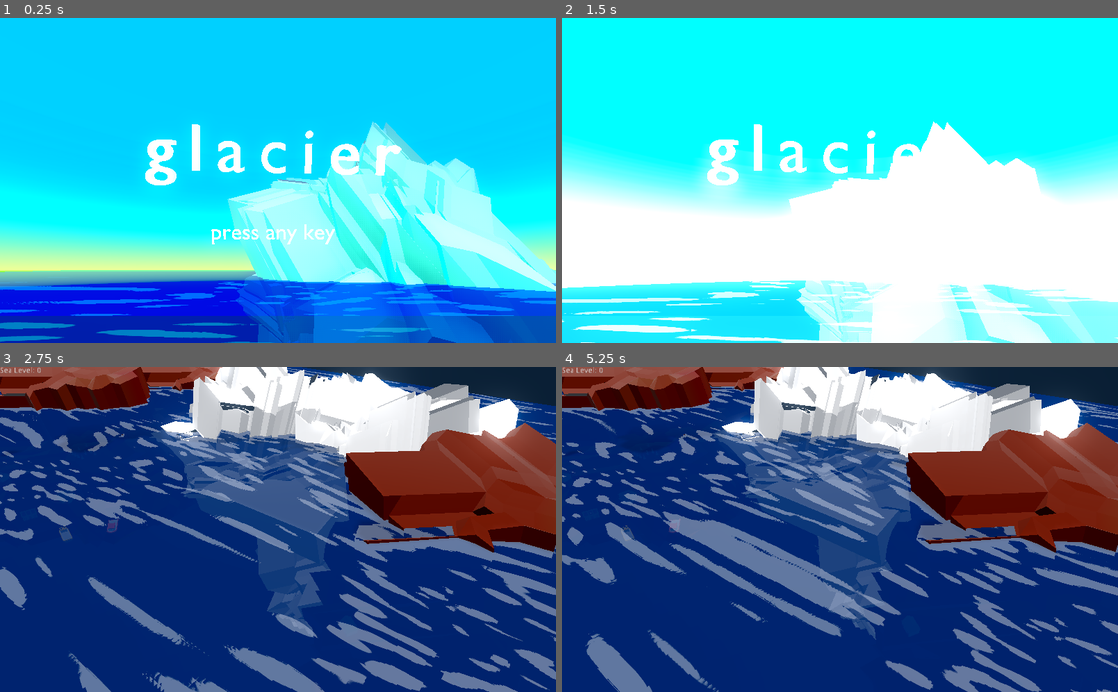
Above: before the commit, frames 1-4 (two rows, left to right).
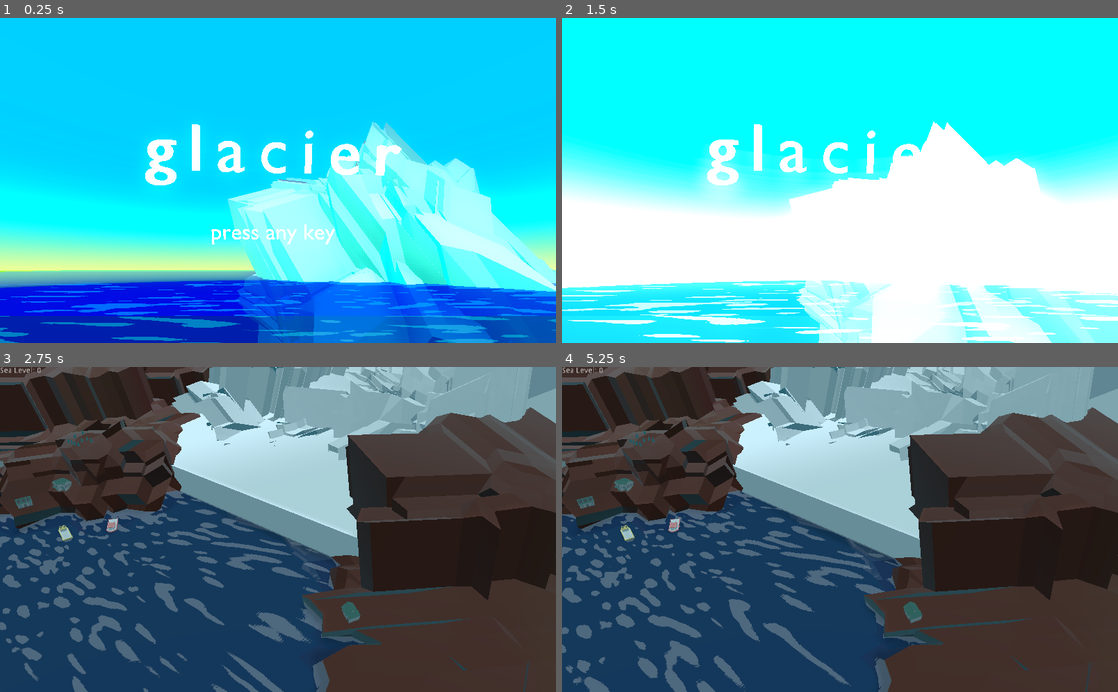
Above: after the commit, the same moments.

Repository: nikolajbaer/ld50
Game: Godot game, scene res://title.tscn
The game is run twice, just before and just after one commit, with the same random seed, the same clock (stepped at 60 frames per second) and the same inputs.
Inputs (mouse positions are in pixels of both pictures, inside the frame that each line leads up to):
- Up to frame 1 (0.25 s): no input
- Up to frame 2 (1.5 s): tap Enter at 0.5 s; move the mouse to (962, 164) at 0.52 s; click (962, 164) at 0.67 s; drag from (728, 196) to (812, 245) at 1.27 s
- Up to frame 3 (2.75 s): move the mouse to (333, 458) at 2.02 s; click (333, 458) at 2.17 s
- Up to frame 4 (5.25 s): drag from (812, 594) to (673, 480) at 2.77 s; move the mouse to (1006, 578) at 3.52 s; click (1006, 578) at 3.67 s; drag from (673, 480) to (756, 448) at 4.27 s; move the mouse to (867, 529) at 5.02 s; click (867, 529) at 5.17 s

The runs differ from the first frame. In frame 1, 5.5% of the frame differs, in the area x 0-100%, y 79-100%; in frame 2, 4.7%; in frame 3, 80%; in frame 4, 82%, in the area x 0-100%, y 0-100%.

Commit message:
working on realigning it all

Diff:
--- /dev/null
+++ b/Scenes/Ocean.tscn
@@ -0,0 +1,34 @@
+[gd_scene load_steps=6 format=2]
+
+[ext_resource path="res://Shaders/RoystanToonWaterShader.tres" type="Material" id=1]
+[ext_resource path="res://Models/Boats/watercraftPack_004.gltf" type="PackedScene" id=2]
+[ext_resource path="res://Models/Boats/watercraftPack_005.gltf" type="PackedScene" id=3]
+
+[sub_resource type="BoxShape" id=1]
+extents = Vector3( 200, 20, 200 )
+
+[sub_resource type="CubeMesh" id=7]
+
+[node name="Ocean" type="Area"]
+transform = Transform( 1, 0, 0, 0, 1, 0, 0, 0, 1, 0, 0, 10.555 )
+collision_layer = 2
+collision_mask = 2
+
+[node name="CollisionShape" type="CollisionShape" parent="."]
+transform = Transform( 1, 0, 0, 0, 1, 0, 0, 0, 1, 0, -20, 0 )
+shape = SubResource( 1 )
+
+[node name="MeshInstance" type="MeshInstance" parent="."]
+transform = Transform( 200, 0, 0, 0, 20, 0, 0, 0, 200, 0, -20, 0 )
+generate_lightmap = false
+mesh = SubResource( 7 )
+material/0 = ExtResource( 1 )
+
+[node name="Boats" type="Spatial" parent="."]
+transform = Transform( 0.5, 0, 0, 0, 0.5, 0, 0, 0, 0.5, 0.114334, -14.5374, -7.55032 )
+
+[node name="watercraftPack_004" parent="Boats" instance=ExtResource( 2 )]
+transform = Transform( 0.680716, 0, 0.793279, 0, 1, 0, -0.886902, 0, 0.608858, -45.1612, 28.6256, -0.692964 )
+
+[node name="watercraftPack_005" parent="Boats" instance=ExtResource( 3 )]
+transform = Transform( -0.278841, 0, -0.960338, 0, 1, 0, 0.960338, 0, -0.278841, -53.3563, 28.4043, 15.8226 )
--- a/Scenes/SnowballB.gd
+++ b/Scenes/SnowballB.gd
@@ -3,11 +3,11 @@
 var water_level
 const g = -9.8 # acceleration of graviy
 
-const DRAG_COEFFICIENT = 250 # https://en.wikipedia.org/wiki/Drag_coefficient of sphere
+const DRAG_COEFFICIENT = 800
 
-const BF = 0.8
+const BF = 0.2
 
-const MELT_RATE = 0.05 # melt 5% every second
+const MELT_RATE = 0.1 # melt 5% every second
 
 var grab_point
 
@@ -15,10 +15,12 @@
 var state
 enum {FREE,GRABBED,STUCK}
 var flow_velocity
-
 const MAX_GRAB_VEL = 10
 var grab_vel
 var melt_amount
+onready var collider = $CollisionShape
+onready var mesh = $MeshInstance
+var radius
 
 signal grabbed
 
@@ -27,7 +29,7 @@
 	mass = 1000 # TODO scale to
 	camera = get_tree().get_root().get_camera()
 	state = FREE
-	melt_amount = 0
+	radius = 1
 	set_process(true)
 
 func _process(delta):
@@ -56,28 +58,25 @@
 	elif state == STUCK:
 		translation += flow_velocity * delta
 
+func touching_water():
+	return global_transform.origin.y - radius < water_level
+
 func _physics_process(delta):
 	if get_mode() == RigidBody.MODE_KINEMATIC: return
 
 	var pos = global_transform.origin
 	var buoyant_force = Vector3()
 	var drag_force = Vector3()
-	var radius = scale.x
-	if pos.y - radius < water_level: # if we are in the water
+	if touching_water(): # if we are in the water
 		var h = water_level - ( pos.y - radius ) # distance underwater
 		var a = radius
 		if h < radius: # if we are less than 1/2way under water
 			a = sqrt(pow(radius,2) - pow(radius-h,2)) # radius at water line
 		var displacement = clamp(h,0,radius*2)
 		var drag = -1 * linear_velocity.length() * DRAG_COEFFICIENT * (PI * pow(a,2))
-		buoyant_force = Vector3(0,weight * displacement * BF,0) * delta
+		buoyant_force = Vector3(0,weight * displacement * BF * radius,0) * delta
 		drag_force = linear_velocity.normalized() * drag * delta
 	apply_impulse(Vector3.ZERO,buoyant_force + drag_force)
-
-	if melt_amount > 0:
-		#scale = scale * melt_amount
-		#mass = mass * melt_amount
-		melt_amount = 0
 
 func stick_to_ice(flow_vel):
 	set_mode(RigidBody.MODE_KINEMATIC)
@@ -122,10 +121,22 @@
 		if event.is_pressed() and state == FREE:
 			start_grab()
 
+func scale_by(s):
+	#scale *= s
+	# Doesn't seem to want to work :P
+	radius *= s
+	collider.shape.radius *= s
+	mesh.scale *= s
+	mass *= s
+
+
+func volume(r):
+	return 4/3 * PI * pow(r,3)
+
 func melt(delta):
 	var x = delta * MELT_RATE
-	melt_amount = 1-x
-	var radius = scale.x
-	var v0 = 4/3.0 * PI * pow(radius,3)
-	var v1 = 4/3.0 * PI * pow(radius * (1-x),3)
-	return v0 - v1 # change in volume after this melting
+	var melt_amount = 1-x
+	scale_by(melt_amount)
+	if radius < 0.25:
+		queue_free()
+	return volume(radius) * x
--- a/Scenes/SnowballB.tscn
+++ b/Scenes/SnowballB.tscn
@@ -1,10 +1,14 @@
-[gd_scene load_steps=4 format=2]
+[gd_scene load_steps=5 format=2]
 
 [ext_resource path="res://Scenes/SnowballB.gd" type="Script" id=1]
 
 [sub_resource type="SphereShape" id=1]
+resource_local_to_scene = true
+
+[sub_resource type="ShaderMaterial" id=3]
 
 [sub_resource type="SphereMesh" id=2]
+material = SubResource( 3 )
 
 [node name="SnowballB" type="RigidBody"]
 collision_layer = 3
--- a/Scenes/root.tscn
+++ b/Scenes/root.tscn
@@ -1,12 +1,10 @@
-[gd_scene load_steps=20 format=2]
-
+[gd_scene load_steps=15 format=2]
+
+[ext_resource path="res://default_env.tres" type="Environment" id=1]
 [ext_resource path="res://root.gd" type="Script" id=2]
-[ext_resource path="res://Shaders/RoystanToonWaterShader.tres" type="Material" id=3]
-[ext_resource path="res://game_env.tres" type="Environment" id=4]
+[ext_resource path="res://Scenes/Ocean.tscn" type="PackedScene" id=3]
 [ext_resource path="res://Models/berg.glb" type="PackedScene" id=5]
 [ext_resource path="res://Models/shore.glb" type="PackedScene" id=6]
-[ext_resource path="res://Models/Boats/watercraftPack_004.gltf" type="PackedScene" id=7]
-[ext_resource path="res://Models/Boats/watercraftPack_005.gltf" type="PackedScene" id=8]
 [ext_resource path="res://Models/house_type01.glb" type="PackedScene" id=9]
 [ext_resource path="res://Models/house_type02.glb" type="PackedScene" id=10]
 [ext_resource path="res://Models/house_type04.glb" type="PackedScene" id=11]
@@ -34,10 +32,10 @@
 tracks/1/imported = false
 tracks/1/enabled = true
 tracks/1/keys = {
-"times": PoolRealArray( 0, 2 ),
-"transitions": PoolRealArray( 1, 1 ),
-"update": 0,
-"values": [ 8.0, 0.1 ]
+"times": PoolRealArray( 0 ),
+"transitions": PoolRealArray( 1 ),
+"update": 0,
+"values": [ 0.1 ]
 }
 tracks/2/type = "value"
 tracks/2/path = NodePath("../WorldEnvironment:environment:glow_strength")
@@ -46,10 +44,10 @@
 tracks/2/imported = false
 tracks/2/enabled = true
 tracks/2/keys = {
-"times": PoolRealArray( 0, 2 ),
-"transitions": PoolRealArray( 1, 1 ),
-"update": 0,
-"values": [ 2.0, 0.92 ]
+"times": PoolRealArray( 0 ),
+"transitions": PoolRealArray( 1 ),
+"update": 0,
+"values": [ 0.92 ]
 }
 
 [sub_resource type="Animation" id=9]
@@ -140,18 +138,14 @@
 "values": [ 2.41, 0.01 ]
 }
 
-[sub_resource type="BoxShape" id=1]
-extents = Vector3( 86.7434, 10.678, 56.7298 )
-
-[sub_resource type="CubeMesh" id=7]
-
-[sub_resource type="CubeMesh" id=2]
-size = Vector3( 1, 2, 2 )
-
 [sub_resource type="BoxShape" id=3]
+extents = Vector3( 1, 1, 0.977844 )
+
+[sub_resource type="CubeMesh" id=10]
+size = Vector3( 2, 2, 5 )
 
 [node name="root" type="Spatial"]
-transform = Transform( 1, 0, 0, 0, 1, 0, 0, 0, 1, -24.3959, -3.8147e-06, -0.234715 )
+transform = Transform( 1, 0, 0, 0, 1, 0, 0, 0, 1, 0, 0, -0.235 )
 script = ExtResource( 2 )
 
 [node name="Camera" type="Camera" parent="."]
@@ -159,71 +153,105 @@
 fov = 44.8
 far = 1361.0
 
+[node name="DirectionalLight2" type="DirectionalLight" parent="."]
+transform = Transform( 0.996338, -0.00439743, -0.0853908, 0.0855039, 0.0512412, 0.995019, -6.13293e-10, -0.998677, 0.0514296, 1.884, 69, 9.906 )
+visible = false
+light_energy = 2.395
+shadow_enabled = true
+
 [node name="DirectionalLight" type="DirectionalLight" parent="."]
-transform = Transform( 1, 0, 1.19249e-08, -1.19249e-08, -5.21253e-16, 1, 0, -1, -5.21253e-16, 1.884, 69, 9.906 )
+transform = Transform( 1, -6.21589e-24, 1.19249e-08, -1.19249e-08, -5.21253e-16, 1, 0, -1, -5.21253e-16, 1.884, 69, 9.906 )
 light_color = Color( 0.745098, 0.819608, 0.898039, 1 )
 light_energy = 0.411
 shadow_enabled = true
 shadow_bias = -1.618
 
 [node name="WorldEnvironment" type="WorldEnvironment" parent="."]
-environment = ExtResource( 4 )
+environment = ExtResource( 1 )
 
 [node name="Bloom" type="AnimationPlayer" parent="."]
-root_node = NodePath("../shore2")
+root_node = NodePath("../Scene/shore/shore2")
 anims/RESET = SubResource( 8 )
 anims/camera-effects = SubResource( 9 )
 
 [node name="Scene" type="Spatial" parent="."]
 
-[node name="Ocean" type="Area" parent="Scene"]
-transform = Transform( 1, 0, 0, 0, 1, 0, 0, 0, 1, 0, 0, 10.555 )
+[node name="Ocean" parent="Scene" instance=ExtResource( 3 )]
+
+[node name="Glacier" type="Area" parent="Scene"]
+transform = Transform( 35.0544, 0, 0, 0, 4.18055, -4.03034, 0, 1.16739, 14.4331, 0.18631, 6.72234, -30.7239 )
 collision_layer = 2
 collision_mask = 2
 
-[node name="CollisionShape" type="CollisionShape" parent="Scene/Ocean"]
-transform = Transform( 1, 0, 0, 0, 1, 0, 0, 0, 1, 0, -11.9844, 7.80637 )
-shape = SubResource( 1 )
-
-[node name="MeshInstance" type="MeshInstance" parent="Scene/Ocean"]
-transform = Transform( 155.235, 0, 0, 0, 20, 0, 0, 0, 100, -88.1994, -5.35044, -6.90833 )
-generate_lightmap = false
-mesh = SubResource( 7 )
-material/0 = ExtResource( 3 )
-
-[node name="Boats" type="Spatial" parent="Scene/Ocean"]
-transform = Transform( 0.5, 0, 0, 0, 0.5, 0, 0, 0, 0.5, 0.114334, -14.7311, -7.55032 )
-
-[node name="watercraftPack_004" parent="Scene/Ocean/Boats" instance=ExtResource( 7 )]
-transform = Transform( 0.680716, 0, 0.793279, 0, 1, 0, -0.886902, 0, 0.608858, -45.1612, 28.6256, -0.692964 )
-
-[node name="watercraftPack_005" parent="Scene/Ocean/Boats" instance=ExtResource( 8 )]
-transform = Transform( -0.278841, 0, -0.960338, 0, 1, 0, 0.960338, 0, -0.278841, -53.3563, 28.4043, 15.8226 )
-
-[node name="Glacier" type="Area" parent="Scene"]
-transform = Transform( 35.0544, 0, 0, 0, 4.18055, -4.03034, 0, 1.16739, 14.4331, 0.18631, 4.03605, -30.7239 )
-collision_layer = 2
-collision_mask = 2
-
-[node name="GlacierMeshes" type="MeshInstance" parent="Scene/Glacier"]
-transform = Transform( 1, 0, 0, 0, 1, 0, 0, 0, 1, 0, 0.111, -0.009 )
-mesh = SubResource( 2 )
-material/0 = null
-
-[node name="berg" parent="Scene/Glacier/GlacierMeshes" instance=ExtResource( 5 )]
-transform = Transform( 0.0282299, 0.00410722, 0, -0.0319483, 0.219588, 0.0619641, 0.00258407, -0.0177609, 0.0642734, -0.532919, -2.20323, -0.461016 )
-
-[node name="berg2" parent="Scene/Glacier/GlacierMeshes" instance=ExtResource( 5 )]
-transform = Transform( -0.0363632, 0, 0.0203327, -0.0302411, 0.2219, -0.0540834, -0.0313682, -0.0179479, -0.0560991, 0.600375, -3.14987, -0.271284 )
-
 [node name="CollisionShape" type="CollisionShape" parent="Scene/Glacier"]
 shape = SubResource( 3 )
 
 [node name="DropPoint" type="Spatial" parent="Scene/Glacier"]
-transform = Transform( 1, 0, 0, 0, 1, 0, 0, 0, 1, 0, 0.98555, 1.02228 )
+transform = Transform( 1, 0, 0, 0, 1, 0, 0, 0, 1, 0, 0.998861, 1.03609 )
 
 [node name="Spawn" type="Spatial" parent="Scene/Glacier"]
-transform = Transform( 0.0285271, 0, 0, 0, 0.2219, 0.0619641, 0, -0.0179479, 0.0642734, 0.0690916, 2.98394, 0.528294 )
+transform = Transform( 0.0285271, 0, 0, 0, 0.2219, 0.0619642, 0, -0.0179479, 0.0642734, 0.0690916, 1.40353, 1.14132 )
+
+[node name="Meshes" type="Spatial" parent="Scene/Glacier"]
+
+[node name="berg" parent="Scene/Glacier/Meshes" instance=ExtResource( 5 )]
+transform = Transform( 0.0315653, 0.00459249, 0, -0.0374947, 0.25771, 0.0619642, 0.00303268, -0.0208443, 0.0642734, -0.599869, -2.72338, -1.22638 )
+
+[node name="berg2" parent="Scene/Glacier/Meshes" instance=ExtResource( 5 )]
+transform = Transform( -0.0429117, -6.91886e-10, 0.0151281, -0.00514915, 0.260423, -0.0654517, -0.00534108, -0.0210638, -0.0678911, 0.876114, -3.85193, -1.02194 )
+
+[node name="MeshInstance" type="MeshInstance" parent="Scene/Glacier/Meshes"]
+transform = Transform( 1, 0, 0, 0, 1, 0, 0, 0, 1, 0, 0.285707, -1.48133 )
+mesh = SubResource( 10 )
+material/0 = null
+
+[node name="shore" parent="Scene" instance=ExtResource( 6 )]
+transform = Transform( 0.856051, 0, -0.516892, 0, 1, 0, 0.516892, 0, 0.856051, -49.0724, 8.4264, -14.4176 )
+
+[node name="house_type04" parent="Scene/shore" instance=ExtResource( 11 )]
+transform = Transform( 2.15022, 0, 0.179885, 0, 2.1078, 0, 0.179886, 0, 2.33952, 73.9371, -5.93167, -31.2585 )
+
+[node name="tree_pineSmallA" parent="Scene/shore" instance=ExtResource( 12 )]
+transform = Transform( 0.85605, 0, 0.516892, 0, 1, 0, -0.516892, 0, 0.85605, 20.5586, 6.16644, 5.07548 )
+
+[node name="tree_pineSmallA2" parent="Scene/shore" instance=ExtResource( 12 )]
+transform = Transform( 0.85605, 0, 0.516892, 0, 1, 0, -0.516892, 0, 0.85605, 19.58, 6.16644, 5.66633 )
+
+[node name="tree_pineSmallA3" parent="Scene/shore" instance=ExtResource( 12 )]
+transform = Transform( 0.85605, 0, 0.516892, 0, 1, 0, -0.516892, 0, 0.85605, 18.4942, 6.16644, 6.32196 )
+
+[node name="tree_pineSmallA4" parent="Scene/shore" instance=ExtResource( 12 )]
+transform = Transform( 0.85605, 0, 0.516892, 0, 1, 0, -0.516892, 0, 0.85605, 17.6551, 6.81474, 4.93236 )
+
+[node name="tree_pineSmallA5" parent="Scene/shore" instance=ExtResource( 12 )]
+transform = Transform( 0.85605, 0, 0.516892, 0, 1, 0, -0.516892, 0, 0.85605, 16.6987, 7.10974, 3.34834 )
+
+[node name="shore3" parent="Scene/shore" instance=ExtResource( 6 )]
+transform = Transform( 1, 0, 0, 0, 1, 0, 0, 0, 1, -7.26807, -3.06213, -39.4917 )
+
+[node name="shore2" parent="Scene/shore" instance=ExtResource( 6 )]
+transform = Transform( 1, 0, 0, 0, 1, 0, 0, 0, 1, 91.8979, -2.79821, -64.7096 )
+
+[node name="tree_pineRoundB" parent="Scene/shore" instance=ExtResource( 13 )]
+transform = Transform( 0.85605, 0, 0.516892, 0, 1, 0, -0.516892, 0, 0.85605, 19.5315, 6.32824, 3.61642 )
+
+[node name="tree_pineRoundB2" parent="Scene/shore" instance=ExtResource( 13 )]
+transform = Transform( 0.85605, 0, 0.516892, 0, 1, 0, -0.516892, 0, 0.85605, 18.9016, 6.32824, 2.57319 )
+
+[node name="tree_pineRoundB3" parent="Scene/shore" instance=ExtResource( 13 )]
+transform = Transform( 0.85605, 0, 0.516892, 0, 1, 0, -0.516892, 0, 0.85605, 20.3471, 6.32824, 1.70041 )
+
+[node name="tree_pineRoundB4" parent="Scene/shore" instance=ExtResource( 13 )]
+transform = Transform( 0.85605, 0, 0.516892, 0, 1, 0, -0.516892, 0, 0.85605, 21.8678, 6.32824, 4.21893 )
+
+[node name="house_type01" parent="Scene/shore" instance=ExtResource( 9 )]
+transform = Transform( -0.60781, 0, 2.49923, 0, 2.34418, 0, -2.09346, 0, -0.725622, 27.6366, -3.17944, 17.7686 )
+
+[node name="house_type03" parent="Scene/shore" instance=ExtResource( 9 )]
+transform = Transform( 0.970255, 0, 2.33045, 0, 2.34418, 0, -1.95208, 0, 1.15832, 18.3467, 2.57463, 23.378 )
+
+[node name="house_type02" parent="Scene/shore" instance=ExtResource( 10 )]
+transform = Transform( 2.16239, 0, 1.11932, 0, 1.98769, 0, -1.30567, 0, 1.85376, 22.82, -2.34995, 9.49307 )
 
 [node name="RichTextLabel" type="RichTextLabel" parent="."]
 margin_right = 228.0
@@ -263,55 +291,5 @@
 align = 1
 valign = 1
 
-[node name="shore" parent="." instance=ExtResource( 6 )]
-transform = Transform( 0.856051, 0, -0.516892, 0, 1, 0, 0.516892, 0, 0.856051, -49.0724, 5.48586, -14.4176 )
-
-[node name="house_type04" parent="shore" instance=ExtResource( 11 )]
-transform = Transform( 2.15022, 0, 0.179885, 0, 2.1078, 0, 0.179886, 0, 2.33952, 73.9371, -5.93167, -31.2585 )
-
-[node name="tree_pineSmallA" parent="." instance=ExtResource( 12 )]
-transform = Transform( 1, 0, 0, 0, 1, 0, 0, 0, 1, -34.0967, 11.6523, 0.553818 )
-
-[node name="tree_pineSmallA2" parent="." instance=ExtResource( 12 )]
-transform = Transform( 1, 0, 0, 0, 1, 0, 0, 0, 1, -35.2398, 11.6523, 0.553818 )
-
-[node name="tree_pineSmallA3" parent="." instance=ExtResource( 12 )]
-transform = Transform( 1, 0, 0, 0, 1, 0, 0, 0, 1, -36.5082, 11.6523, 0.553818 )
-
-[node name="tree_pineSmallA4" parent="." instance=ExtResource( 12 )]
-transform = Transform( 1, 0, 0, 0, 1, 0, 0, 0, 1, -36.5082, 12.3006, -1.06945 )
-
-[node name="tree_pineSmallA5" parent="." instance=ExtResource( 12 )]
-transform = Transform( 1, 0, 0, 0, 1, 0, 0, 0, 1, -36.5082, 12.5956, -2.91983 )
-
-[node name="shore3" parent="." instance=ExtResource( 6 )]
-transform = Transform( 0.856051, 0, -0.516892, 0, 1, 0, 0.516892, 0, 0.856051, -34.8813, 2.42373, -51.9813 )
-
-[node name="shore2" parent="." instance=ExtResource( 6 )]
-transform = Transform( 0.856051, 0, -0.516892, 0, 1, 0, 0.516892, 0, 0.856051, 63.0448, 2.68765, -22.311 )
-
-[node name="tree_pineRoundB" parent="." instance=ExtResource( 13 )]
-transform = Transform( 1, 0, 0, 0, 1, 0, 0, 0, 1, -34.2217, 11.8141, -1.22606 )
-
-[node name="tree_pineRoundB2" parent="." instance=ExtResource( 13 )]
-transform = Transform( 1, 0, 0, 0, 1, 0, 0, 0, 1, -34.2217, 11.8141, -2.44472 )
-
-[node name="tree_pineRoundB3" parent="." instance=ExtResource( 13 )]
-transform = Transform( 1, 0, 0, 0, 1, 0, 0, 0, 1, -32.5332, 11.8141, -2.44472 )
-
-[node name="tree_pineRoundB4" parent="." instance=ExtResource( 13 )]
-transform = Transform( 1, 0, 0, 0, 1, 0, 0, 0, 1, -32.5332, 11.8141, 0.497299 )
-
-[node name="house_type01" parent="." instance=ExtResource( 9 )]
-transform = Transform( 0.561776, 0, 2.51454, 0, 2.34418, 0, -2.10628, 0, 0.670665, -34.5985, 2.30642, 15.0784 )
-
-[node name="house_type03" parent="." instance=ExtResource( 9 )]
-transform = Transform( 1.8396, 0, 1.39626, 0, 2.34418, 0, -1.16956, 0, 2.19617, -45.4506, 8.06049, 15.0784 )
-
-[node name="house_type02" parent="." instance=ExtResource( 10 )]
-transform = Transform( 2.52601, 0, 0, 0, 1.98769, 0, 0, 0, 2.16548, -34.4442, 3.13591, 5.50443 )
-
 [connection signal="animation_finished" from="Bloom" to="." method="_on_Bloom_animation_finished"]
-[connection signal="body_entered" from="Scene/Ocean" to="." method="_on_Ocean_body_entered"]
-[connection signal="body_exited" from="Scene/Ocean" to="." method="_on_Ocean_body_exited"]
 [connection signal="body_entered" from="Scene/Glacier" to="." method="_on_Glacier_body_entered"]
--- a/Shaders/RoystanToonWaterShader.tres
+++ b/Shaders/RoystanToonWaterShader.tres
@@ -100,7 +100,7 @@
 shader_param/foam_max_distance = 1.0
 shader_param/foam_min_distance = 0.0
 shader_param/foam_color = Color( 1, 1, 1, 0.121569 )
-shader_param/surface_noise_tiling = Vector2( 8, 16 )
+shader_param/surface_noise_tiling = Vector2( 16, 32 )
 shader_param/surface_noise_scroll = Vector3( 0.03, 0.03, 0.03 )
 shader_param/surface_noise_cutoff = 0.596
 shader_param/surface_distortion_amount = 0.519
--- a/buoyancy_test.gd
+++ b/buoyancy_test.gd
@@ -14,13 +14,14 @@
 	var b = Snowball.instance()
 	b.translation = $Spawn.global_transform.origin
 	b.translation.x += rand_range(-5,5)
-	b.scale *= rand_range(0.85,1.75)
+
 	b.rotation.x = rand_range(-1,1)
 	b.rotation.z = rand_range(-1,1)
 	b.linear_velocity = Vector3(0,0,rand_range(1,3))
 	b.connect("grabbed",self,"_snowball_grabbed",[b])
 	b.add_to_group("snowballs")
 	add_child(b)
+	b.scale_by(2.0)
 
 func _input(event):
 	if event is InputEventMouseButton and event.button_index == BUTTON_LEFT:
--- a/root.gd
+++ b/root.gd
@@ -14,15 +14,13 @@
 var restored_snow
 var melt_level
 var start_sea_level
-const MELT_SPEED = 0.01 # effect of iceberg count on sea level rise
+const MELT_SPEED = 0.05 # effect of iceberg count on sea level rise
 var game_on = false
 var glacier_start
 
 const GLACIER_SPEED = 0.1
 
 const INEVITABLE_LEVEL = 20 # Total Submersion
-
-onready var tween = $Tween
 
 func _ready():
 	rate = 3.0
@@ -39,25 +37,20 @@
 func _process(delta):
 	if not game_on: return
 
-	for b in $Scene/Ocean.get_overlapping_bodies():
-		if b.is_in_group("snowballs"):
-			melt_level += b.melt(delta) * MELT_SPEED
-
-	sea_level_label.text = "%s" % melt_level
 
 	if t > rate:
 		t = 0
 		var b = Snowball.instance()
 		b.translation = $Scene/Glacier/Spawn.global_transform.origin
 		b.translation.x += rand_range(-5,5)
-		b.scale *= rand_range(0.85,1.75)
 		b.rotation.x = rand_range(-1,1)
 		b.rotation.z = rand_range(-1,1)
 		b.linear_velocity = Vector3(0,0,rand_range(1,3))
 		b.connect("grabbed",self,"_snowball_grabbed",[b])
 		b.add_to_group("snowballs")
 		add_child(b)
-		rate *= rand_range(0.95,1.0)
+		b.scale_by(rand_range(1.5,2.75))
+		rate *= rand_range(0.99,1.0)
 	else:
 		t += delta
 	flow_vel += delta * GLOBAL_WARMING
@@ -70,6 +63,9 @@
 		snow.water_level = water_level
 		if snow.is_stuck() and snow.global_transform.origin.z > release_z:
 			snow.release_from_ice()
+		if snow.touching_water():
+			melt_level += snow.melt(delta) * MELT_SPEED
+	sea_level_label.text = "%s" % melt_level
 
 	$Scene/Glacier.translation.z += GLACIER_SPEED * delta
 
@@ -100,12 +96,9 @@
 		body.stick_to_ice(flow_vec * flow_vel)
 
 
-
-
 func game_over():
 	game_on = false
 	$HUD/GameOverLabel.visible = true
 
-
 func _on_Bloom_animation_finished(anim_name):
 	print("OKAY!")
